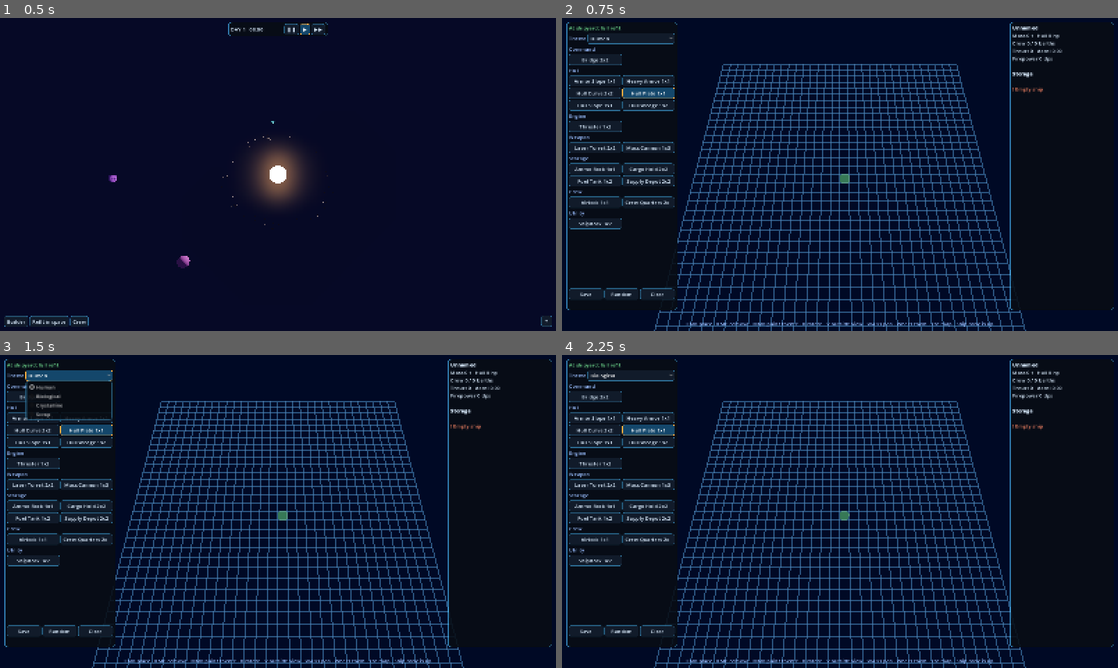
Above: before the commit, frames 1-4 (two rows, left to right).
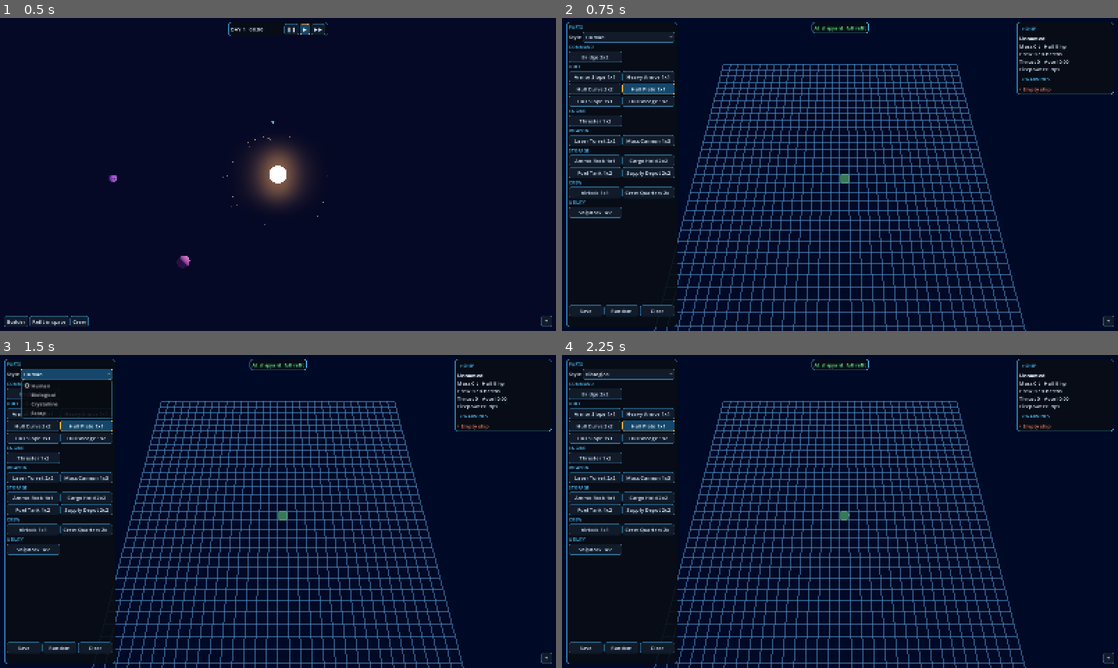
Above: after the commit, the same moments.

Repository: Littlebutta/Space-Lord
Game: Godot game, scene res://scenes/main.tscn
Same seed, same stepped clock (60 frames per second), same inputs: the game is played once before the commit and once after it.
Inputs:
- Up to frame 1 (0.5 s): no input
- Up to frame 2 (0.75 s): click "Builder" at 0.5 s
- Up to frame 3 (1.5 s): click "Human" at 1.25 s
- Up to frame 4 (2.25 s): click "Bridge 2x2" at 2 s

Frame 1 is identical in both runs. In frame 2, 6.0% of the frame differs, in the area x 0-100%, y 1-99%; in frame 3, 6.0%; in frame 4, 6.1%.

Commit message:
Restyle builder: themed palette, foldable ship/warnings card, help behind ?
Co-Authored-By: Claude Opus 5.5 <noreply@anthropic.com>
Claude-Session: https://claude.ai/code/session_0127pNqhFGXSHJjCgnyjEi92

Diff:
--- a/godot/scripts/ship_editor/editor_ui.gd
+++ b/godot/scripts/ship_editor/editor_ui.gd
@@ -1,28 +1,30 @@
 class_name EditorUI
 extends CanvasLayer
 ## Builder panels, also used for refits out in space: parts on the left
-## (scrolls), live stats and warnings on the right (scrolls), controls
-## along the bottom. Anchored, so it fits any window size.
+## (scrolls), a foldable ship summary top right, the shipyard status
+## at the top and the controls behind "?" (F1). Fits any window size.
 
 signal module_picked(m: ShipModule)
 signal action(what: String)
 signal theme_picked(id: StringName)
 
-const HELP := "LMB place · RMB remove · MMB paint theme · R rotate · V outside view" \
-		+ " · WASD pan · wheel zoom · Esc map · Ship nose is up"
-const WARN := Color(1, 0.55, 0.4)
-const OK := Color(0.55, 1, 0.6)
+const HELP := "LMB place · RMB remove · MMB paint theme · R rotate\n" \
+		+ "V outside view · WASD pan · middle drag rotate · wheel zoom\n" \
+		+ "Esc map · the ship's nose points up the screen"
 
 var _stats := RichTextLabel.new()
+var _warn := RichTextLabel.new()
+var _warn_box: Control
 var _note := Label.new()
-var _mode := _label("", true)
+var _mode := Label.new()
 
 
 func _ready() -> void:
-	var left := _panel(Control.PRESET_LEFT_WIDE, 320)
-	left.add_child(_mode)
+	var left := _side(320)
+	left.add_child(UiKit.header("Parts"))
 	var row := HBoxContainer.new()
-	row.add_child(_label("Theme"))
+	row.add_child(Label.new())
+	row.get_child(0).text = "Style"
 	var themes := OptionButton.new()
 	themes.size_flags_horizontal = Control.SIZE_EXPAND_FILL
 	for t in ShipTheme.all():
@@ -32,7 +34,11 @@
 	row.add_child(themes)
 	left.add_child(row)
 	_on_theme(0)
-	left.add_child(_scroll(_palette()))
+	var sc := ScrollContainer.new()
+	sc.size_flags_vertical = Control.SIZE_EXPAND_FILL
+	sc.horizontal_scroll_mode = ScrollContainer.SCROLL_MODE_DISABLED
+	sc.add_child(_palette())
+	left.add_child(sc)
 	var acts := HBoxContainer.new()
 	for a in ["save", "random", "clear"]:
 		var b := Button.new()
@@ -41,26 +47,25 @@
 		b.pressed.connect(action.emit.bind(a))
 		acts.add_child(b)
 	left.add_child(acts)
-	_note.modulate = WARN
+	_note.add_theme_color_override(&"font_color", UiStyle.WARN)
 	_note.autowrap_mode = TextServer.AUTOWRAP_WORD
 	left.add_child(_note)
-	var right := _panel(Control.PRESET_RIGHT_WIDE, 300)
-	_stats.fit_content = true
-	_stats.bbcode_enabled = true
-	_stats.size_flags_horizontal = Control.SIZE_EXPAND_FILL
-	right.add_child(_scroll(_stats))
-	var help := _label(HELP, true)
-	help.horizontal_alignment = HORIZONTAL_ALIGNMENT_CENTER
-	help.vertical_alignment = VERTICAL_ALIGNMENT_BOTTOM
-	add_child(help)
-	help.anchor_left = 0.0
-	help.anchor_right = 1.0
-	help.anchor_top = 1.0
-	help.anchor_bottom = 1.0
-	help.offset_left = 12
-	help.offset_right = -12
-	help.offset_top = -44
-	help.offset_bottom = -10
+	var pill := PanelContainer.new()
+	pill.add_child(_mode)
+	UiKit.pin(self, pill, Control.PRESET_CENTER_TOP)
+	var info := PanelContainer.new()
+	info.custom_minimum_size.x = 280
+	var col := VBoxContainer.new()
+	info.add_child(col)
+	for r in [_stats, _warn]:
+		r.fit_content = true
+		r.bbcode_enabled = true
+		r.custom_minimum_size.x = 260
+	col.add_child(UiKit.fold("Ship", _stats))
+	_warn_box = UiKit.fold("Warnings", _warn)
+	col.add_child(_warn_box)
+	UiKit.pin(self, info, Control.PRESET_TOP_RIGHT)
+	UiKit.help(self, HELP)
 
 
 ## Part buttons grouped by category, two per row.
@@ -71,7 +76,7 @@
 	var grid: GridContainer
 	for m in ModuleLibrary.all():
 		if grid == null or m.category != grid.name:
-			box.add_child(_label(m.category.capitalize()))
+			box.add_child(UiKit.header(m.category))
 			grid = GridContainer.new()
 			grid.name = m.category
 			grid.columns = 2
@@ -80,7 +85,7 @@
 		b.text = "%s %dx%d" % [m.display_name, m.size.x, m.size.y]
 		b.clip_text = true
 		b.tooltip_text = b.text
-		b.custom_minimum_size.x = 146
+		b.custom_minimum_size.x = 140
 		b.size_flags_horizontal = Control.SIZE_EXPAND_FILL
 		b.toggle_mode = true
 		b.button_group = group
@@ -90,10 +95,10 @@
 	return box
 
 
-## Shipyard status line: green when refits are allowed, else orange.
+## Shipyard status pill: green when refits are allowed, else orange.
 func show_mode(text: String, refit: bool) -> void:
 	_mode.text = text
-	_mode.modulate = OK if refit else WARN
+	_mode.add_theme_color_override(&"font_color", UiStyle.OK if refit else UiStyle.WARN)
 
 
 func _on_theme(k: int) -> void:
@@ -105,14 +110,17 @@
 	t += "Mass %.0f t   Hull %.0f hp\n" % [s.mass, s.hp]
 	t += "Crew %d / %d berths\n" % [s.crew, s.berths]
 	t += "Thrust %.0f   Accel %.2f\n" % [s.thrust, s.accel()]
-	t += "Firepower %.0f dps\n\n[b]Storage[/b]\n" % s.firepower
+	t += "Firepower %.0f dps" % s.firepower
 	for res in s.storage:
 		var hrs := s.endurance(res)
 		var last := "" if hrs == INF else "  (%.0f h)" % hrs
-		t += "%s %.0f%s\n" % [res.capitalize(), s.storage[res], last]
-	for w in s.warnings:
-		t += "\n[color=#ff8866]! %s[/color]" % w
+		t += "\n%s %.0f%s" % [res.capitalize(), s.storage[res], last]
 	_stats.text = t
+	var w := ""
+	for x in s.warnings:
+		w += "[color=#ff8866]• %s[/color]\n" % x
+	_warn.text = w.strip_edges()
+	_warn_box.visible = not s.warnings.is_empty()
 
 
 func flash(msg: String) -> void:
@@ -120,34 +128,12 @@
 	get_tree().create_timer(2.0).timeout.connect(func(): _note.text = "")
 
 
-## Full-height side panel anchored by `preset`, `width` px wide.
-func _panel(preset: Control.LayoutPreset, width: float) -> VBoxContainer:
+## Full-height panel down the left side, `width` px wide.
+func _side(width: float) -> VBoxContainer:
 	var p := PanelContainer.new()
 	add_child(p)
-	p.set_anchors_and_offsets_preset(preset, Control.PRESET_MODE_MINSIZE, 12)
-	p.custom_minimum_size.x = width
-	if preset == Control.PRESET_RIGHT_WIDE:
-		p.offset_left = p.offset_right - width
-	else:
-		p.offset_right = p.offset_left + width
-	p.offset_bottom -= 48  # room for the help line
+	p.set_anchors_and_offsets_preset(Control.PRESET_LEFT_WIDE, Control.PRESET_MODE_MINSIZE, 12)
+	p.offset_right = p.offset_left + width
 	var box := VBoxContainer.new()
 	p.add_child(box)
 	return box
-
-
-func _scroll(c: Control) -> ScrollContainer:
-	var sc := ScrollContainer.new()
-	sc.size_flags_vertical = Control.SIZE_EXPAND_FILL
-	sc.horizontal_scroll_mode = ScrollContainer.SCROLL_MODE_DISABLED
-	sc.add_child(c)
-	return sc
-
-
-func _label(text: String, wrap := false) -> Label:
-	var l := Label.new()
-	l.text = text
-	l.modulate = Color(0.7, 0.8, 1.0)
-	if wrap:
-		l.autowrap_mode = TextServer.AUTOWRAP_WORD
-	return l
